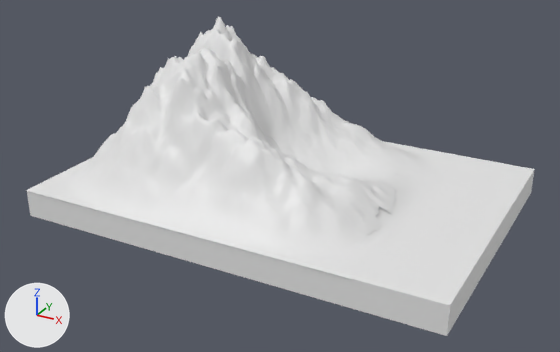
What one commit did to the glTF model Landslide_2.gltf.
Rendered twice from a camera (50 mm lens) standing at (21.3, -49.4, 23.6) and looking at (-2.6, -6.0, 1.9). The lights are fixed; the arrows at lower left show +X, +Y and +Z. Where no turn or scale is listed for an object, it has been applied to the vertices.

Objects in the first picture: 'Cube', 'Landscape', 'Landscape.017', 'Landscape.028', 'Landscape.029', 'Landscape.030', 'Landscape.031', 'Landscape.032', 'Landscape.033', 'Landscape.034', 'Landscape.035', 'Landscape.037', 'Landscape.038', 'Landscape.039', 'Landscape.040', 'Landscape.041', 'Landscape.042', 'Landscape.043'.
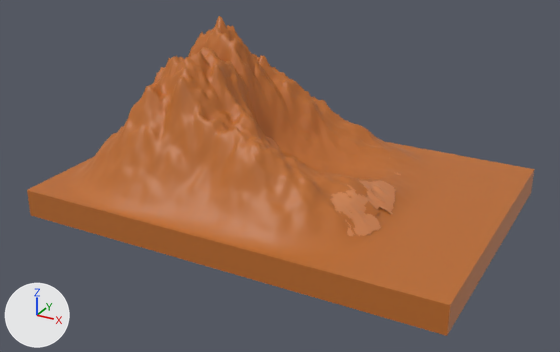
What changed in the scene script:
```text
Change mat_brown:
    mat_brown.base_color: (0.8, 0.8, 0.8) -> (0.663, 0.24, 0.0841)  # white #e7e7e7 -> orange #d58652
Add mat_brown_2:
    mat_brown_2 = principled_material('BROWN')
    mat_brown_2.base_color = (0.512, 0.151, 0.0243)  # orange #be6c2b
Change me_cube_001:
    where me_cube_001.from_pydata(...)  # 8 vertices, 12 faces; spans x -1.0..1.0, y -1.0..1.0, z -1.0..1.0
    remove me_cube_001.materials.append(mat_green)  # white #e7e7e7
    add me_cube_001.materials.append(mat_brown_2)  # orange #be6c2b
Change me_landscape:
    where me_landscape.from_pydata(...)  # 16384 vertices, 32258 faces; spans x -12.4..12.4, y -10.4..10.4, z 0.0..10.6
    remove me_landscape.materials.append(mat_brown_001)  # white #e7e7e7
    add me_landscape.materials.append(mat_brown_2)  # orange #be6c2b
Change me_landscape_039:
    where me_landscape_039.from_pydata(...)  # 52 vertices, 74 faces; spans x 9.138..10.408, y -3.601..-2.228, z 1.31..2.192
    remove me_landscape_039.materials.append(mat_brown)  # white #e7e7e7
    add me_landscape_039.materials.append(mat_brown_2)  # orange #be6c2b
Change ob_cube:
    ob_cube.scale: (15.1, 10.4, 0.967) -> (15.1, 10.3, 0.967)
Change ob_landscape:
    ob_landscape.location: (-5.62, -4.47, 1.01) -> (-5.62, -4.36, 1.01)
```

Boxes (x1, y1, x2, y2) around the edits, measured in the pictures (560 x 352 px):
'Landscape', recoloured, moved (white to orange)
    before: (26, 16, 458, 279)
    after: (28, 16, 459, 278)
'Cube', recoloured, rescaled (white to orange, 7% shorter)
    before: (27, 141, 535, 336)
    after: (27, 155, 534, 336)
'Landscape.033', recoloured (white to orange)
    both: (348, 193, 368, 216)
'Landscape.029', recoloured (white to orange)
    both: (354, 220, 374, 236)
'Landscape.030', recoloured (white to orange)
    both: (346, 203, 366, 223)
'Landscape.037', recoloured
    both: (348, 178, 368, 197)
'Landscape.031', recoloured (white to orange)
    both: (330, 193, 350, 207)
'Landscape.034', recoloured (white to orange)
    both: (364, 214, 381, 231)
'Landscape.038', recoloured (white to orange)
    both: (366, 187, 380, 209)
'Landscape.041', recoloured
    both: (377, 199, 394, 215)
'Landscape.028', recoloured
    both: (332, 200, 352, 221)
'Landscape.035', recoloured
    both: (364, 201, 379, 217)
'Landscape.040', recoloured
    both: (371, 185, 387, 201)
'Landscape.043', recoloured
    both: (382, 188, 396, 203)
'Landscape.042', recoloured
    both: (370, 180, 394, 190)
'Landscape.032', recoloured
    both: (338, 184, 357, 199)
'Landscape.039', recoloured
    both: (359, 180, 374, 189)
'Landscape.027', recoloured
    both: (346, 221, 359, 236)
'Landscape.017', recoloured
    both: (267, 138, 279, 150)
'Landscape.007', recoloured
    both: (252, 111, 261, 129)
